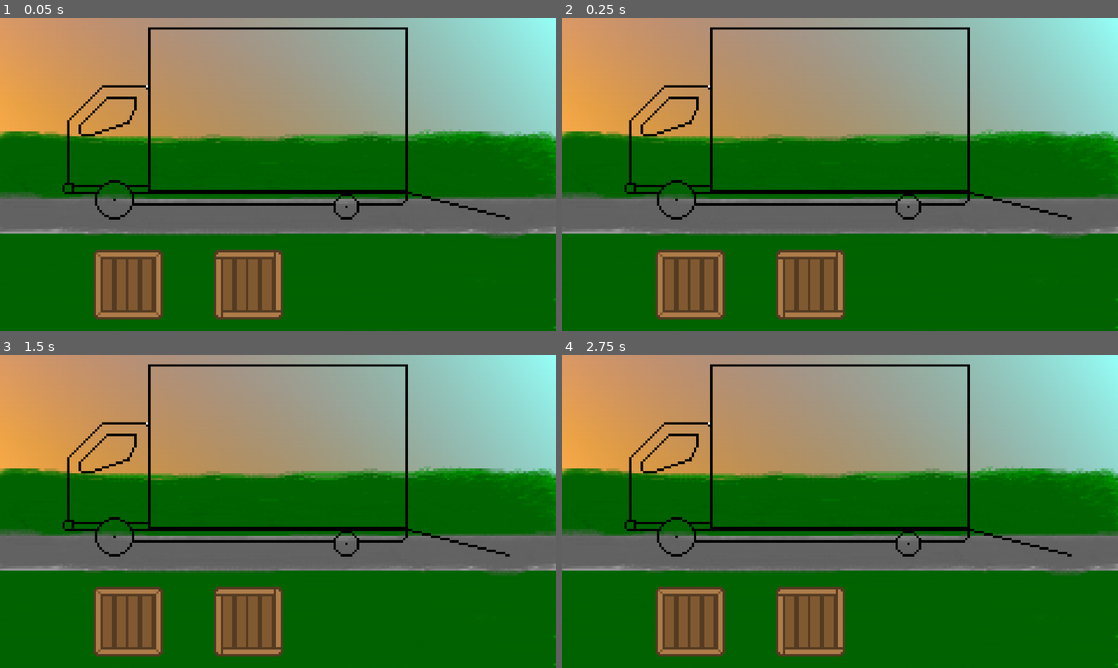
Above: before the commit, frames 1-4 (two rows, left to right).
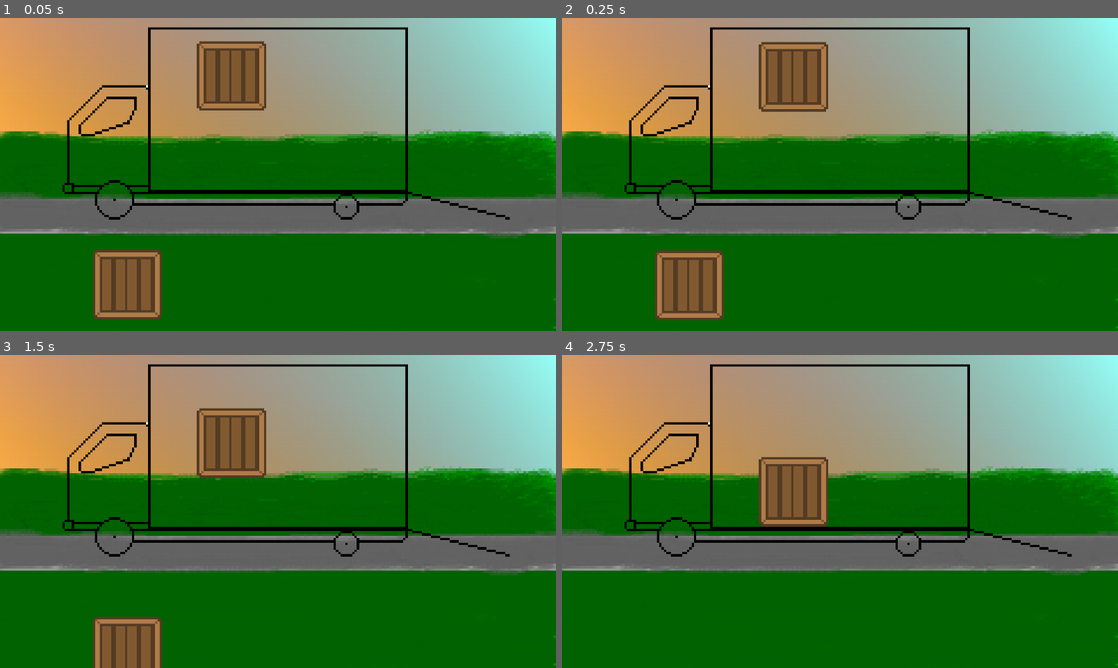
Above: after the commit, the same moments.

Repository: flamingradian/fresh-movers-co
Game: Godot game, scene res://Game.tscn
The game is run twice, just before and just after one commit, with the same random seed, the same clock (stepped at 60 frames per second) and the same inputs.
Inputs:
- Up to frame 1 (0.05 s): no input
- Up to frame 2 (0.25 s): no input
- Up to frame 3 (1.5 s): no input
- Up to frame 4 (2.75 s): no input

The runs differ from the first frame. In frame 1, 6.0% of the frame differs, in the area x 16-51%, y 7-97%; in frame 2, 6.2%; in frame 3, 7.9%; in frame 4, 8.3%, in the area x 16-51%, y 32-97%.

Commit message:
Basic Physics #1
Added the RigidBody2D to crates
Created StaticBody2D for the truck
Physics works

Diff:
--- a/Fresh Movers Co/Game.tscn
+++ b/Fresh Movers Co/Game.tscn
@@ -1,9 +1,16 @@
-[gd_scene load_steps=5 format=2]
+[gd_scene load_steps=7 format=2]
 
 [ext_resource path="res://Sprites/background.png" type="Texture" id=1]
 [ext_resource path="res://Sprites/truck.png" type="Texture" id=2]
 [ext_resource path="res://Sprites/crate.png" type="Texture" id=3]
-[ext_resource path="res://Sprites/crate2.png" type="Texture" id=4]
+
+[sub_resource type="RectangleShape2D" id=3]
+extents = Vector2( 440, 8 )
+
+[sub_resource type="PhysicsMaterial" id=1]
+
+[sub_resource type="RectangleShape2D" id=2]
+extents = Vector2( 120, 120 )
 
 [node name="Node2D" type="Node2D"]
 
@@ -21,10 +28,28 @@
 position = Vector2( 960, 360 )
 texture = ExtResource( 2 )
 
-[node name="Crate2" type="Sprite" parent="."]
-position = Vector2( 858, 920 )
-texture = ExtResource( 4 )
+[node name="StaticBody2D" type="StaticBody2D" parent="Truck"]
+position = Vector2( 0, 240 )
 
-[node name="Crate" type="Sprite" parent="."]
-position = Vector2( 443, 920 )
+[node name="CollisionShape2D" type="CollisionShape2D" parent="Truck/StaticBody2D"]
+shape = SubResource( 3 )
+
+[node name="Crate" type="RigidBody2D" parent="."]
+position = Vector2( 440, 920 )
+physics_material_override = SubResource( 1 )
+
+[node name="Crate" type="Sprite" parent="Crate"]
 texture = ExtResource( 3 )
+
+[node name="CollisionShape2D" type="CollisionShape2D" parent="Crate"]
+shape = SubResource( 2 )
+
+[node name="Crate2" type="RigidBody2D" parent="."]
+position = Vector2( 800, 200 )
+physics_material_override = SubResource( 1 )
+
+[node name="Crate" type="Sprite" parent="Crate2"]
+texture = ExtResource( 3 )
+
+[node name="CollisionShape2D" type="CollisionShape2D" parent="Crate2"]
+shape = SubResource( 2 )
Not shown, changed: Fresh Movers Co/.mono/metadata/ide_messaging_meta.txt
